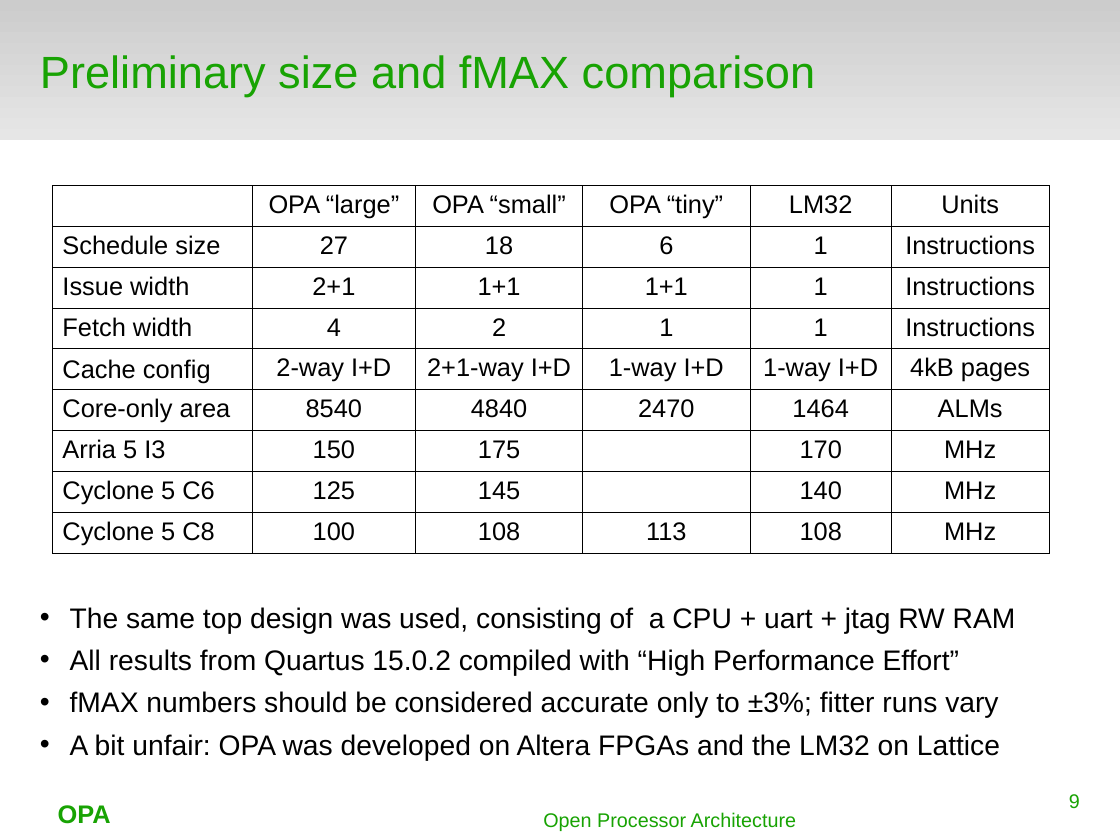
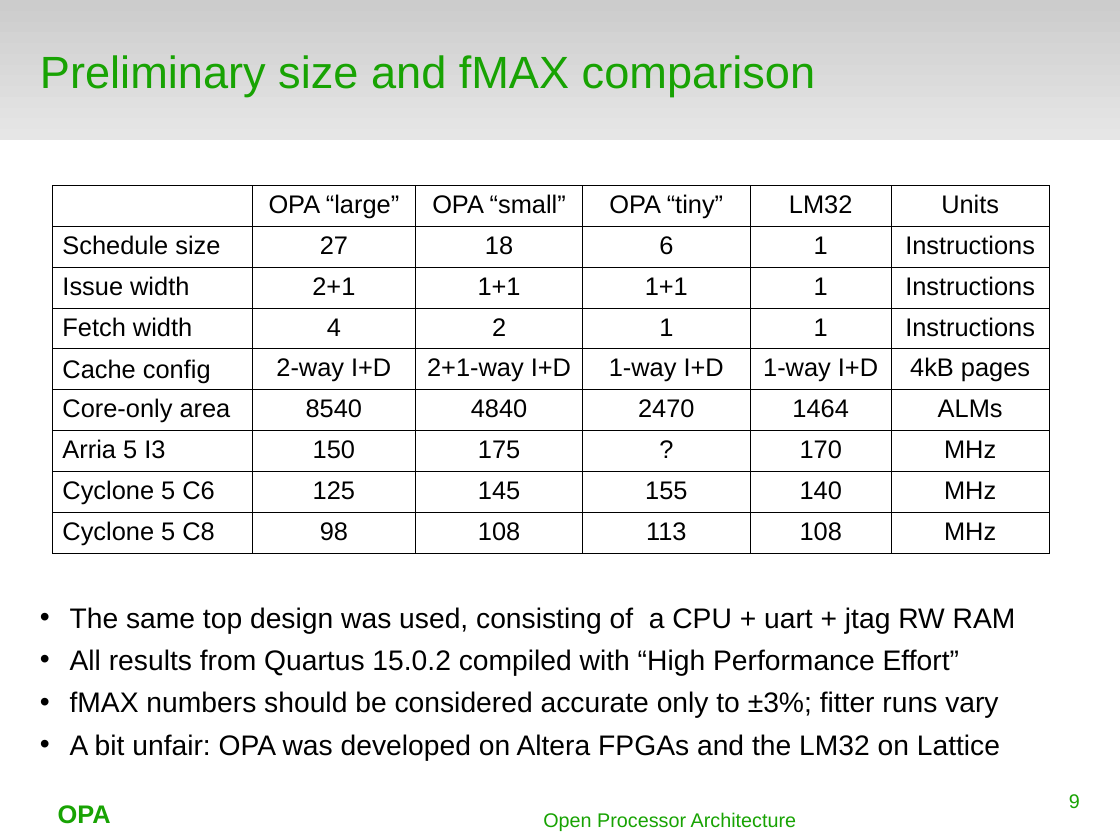
Before and after one commit to terpstra/opa, a slide deck: slide 9 of docs/orconf2015.odp. Drawn at 1120x840 pixels with LibreOffice and Linux fonts; fonts in the diff are those of the drawing; background and template pictures are left out. Boxes give left, top, right and bottom in pixels: in the first picture for what was removed or moved away, otherwise in the second. Text is boxed around its words. In the diff, an @@ line names an element or a change of style, - is before the commit and + after.

```diff
--- a/docs/orconf2015.odp
+++ b/docs/orconf2015.odp
@@ table at (x1=53, y1=186, x2=1051, y2=550) @@
-row 7, column 4: 
+row 7, column 4: ?
-row 8, column 4: 
+row 8, column 4: 155
-row 9, column 2: 100
+row 9, column 2: 98
```
Also in this commit, not shown: 7 other slides changed, 1 slide added.
